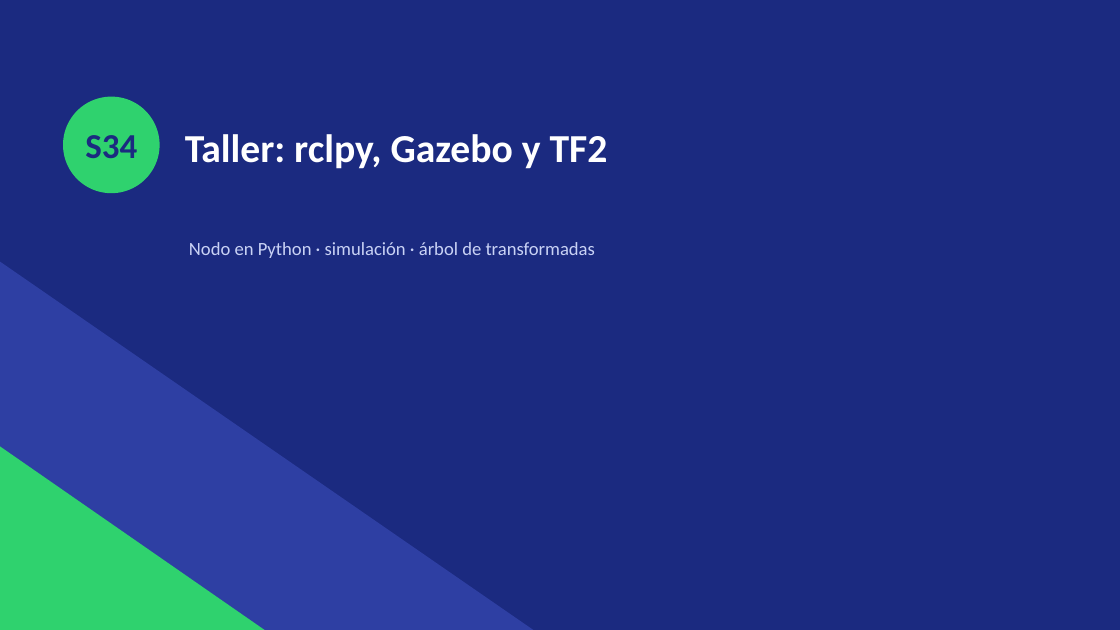
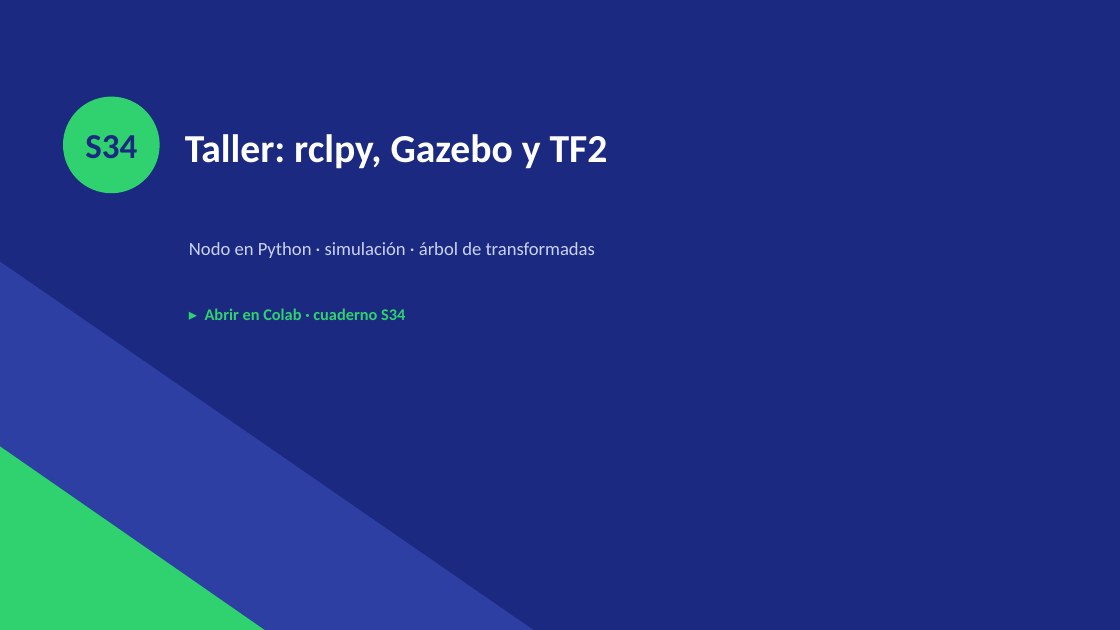
Before and after one commit to grcarmenaty/MecatronicaRobotica, a slide deck: slide 10 of entregables/presentaciones/IQS_B7_ROS2_Planificacion.pptx. Drawn at 1120x630 pixels with LibreOffice and Linux fonts; fonts in the diff are those of the drawing. Boxes give left, top, right and bottom in pixels: in the first picture for what was removed or moved away, otherwise in the second. Text is boxed around its words. In the diff, an @@ line names an element or a change of style, - is before the commit and + after.

```diff
--- a/entregables/presentaciones/IQS_B7_ROS2_Planificacion.pptx
+++ b/entregables/presentaciones/IQS_B7_ROS2_Planificacion.pptx
@@ text added at box(205, 308, 405, 320), 14 pt, text #2FD26E, bold @@
+▸ Abrir en Colab · cuaderno S34
```
Also in this commit, not shown: 1 other slide changed, 15 other files.
